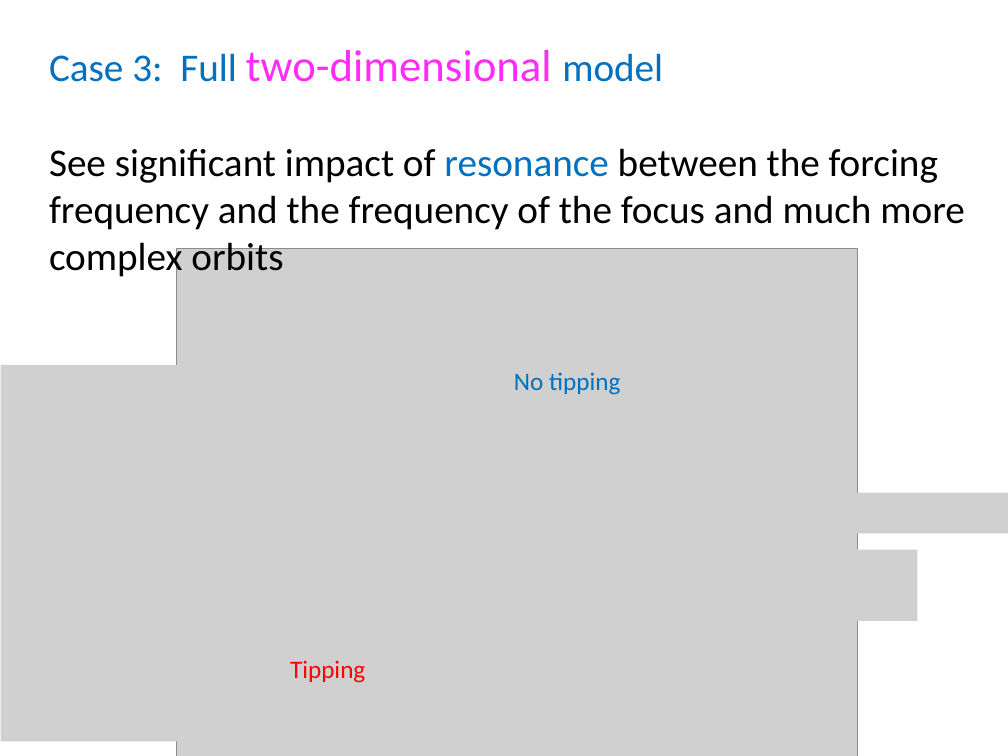
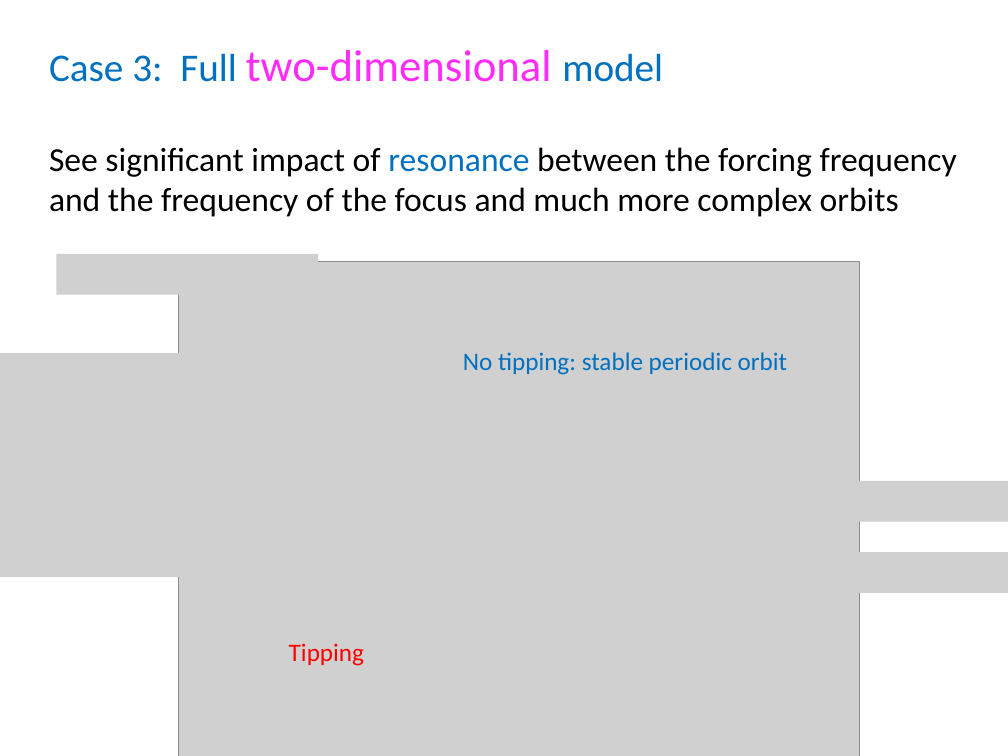
Before and after one commit to ChrisBudd123/Presentations, a slide deck: slide 18 of SIAMNSD.pptx. Drawn at 1008x756 pixels with LibreOffice and Linux fonts; fonts in the diff are those of the drawing; grey boxes stand for pictures. Boxes give left, top, right and bottom in pixels: in the first picture for what was removed or moved away, otherwise in the second. Text is boxed around its words. In the diff, an @@ line names an element or a change of style, - is before the commit and + after.

```diff
--- a/SIAMNSD.pptx
+++ b/SIAMNSD.pptx
@@ text at bbox=[49, 147, 957, 217]: size 28 to 24 pt in "See significant impact of resonance between the ..." @@
@@ picture added at bbox=[56, 254, 319, 294] @@
@@ picture: place and size @@
-picture at bbox=[176, 249, 858, 756]
+picture at bbox=[178, 262, 860, 756]
@@ picture: place and size @@
-picture at bbox=[1, 365, 248, 742]
+picture at bbox=[0, 353, 246, 577]
@@ text at bbox=[463, 352, 787, 375]: text changed @@
-No tipping
+No tipping: stable periodic orbit
@@ picture: place and size @@
-picture at bbox=[426, 493, 1008, 533]
+picture at bbox=[411, 481, 1008, 521]
@@ picture: place and size @@
-picture at bbox=[398, 549, 917, 621]
+picture at bbox=[371, 552, 1008, 593]
@@ text "Tipping": place and size @@
-text "Tipping" at bbox=[290, 660, 365, 683]
+text "Tipping" at bbox=[289, 643, 364, 666]
```
Also in this commit, not shown: 8 other slides changed, 1 slide added, 1 slide removed.
